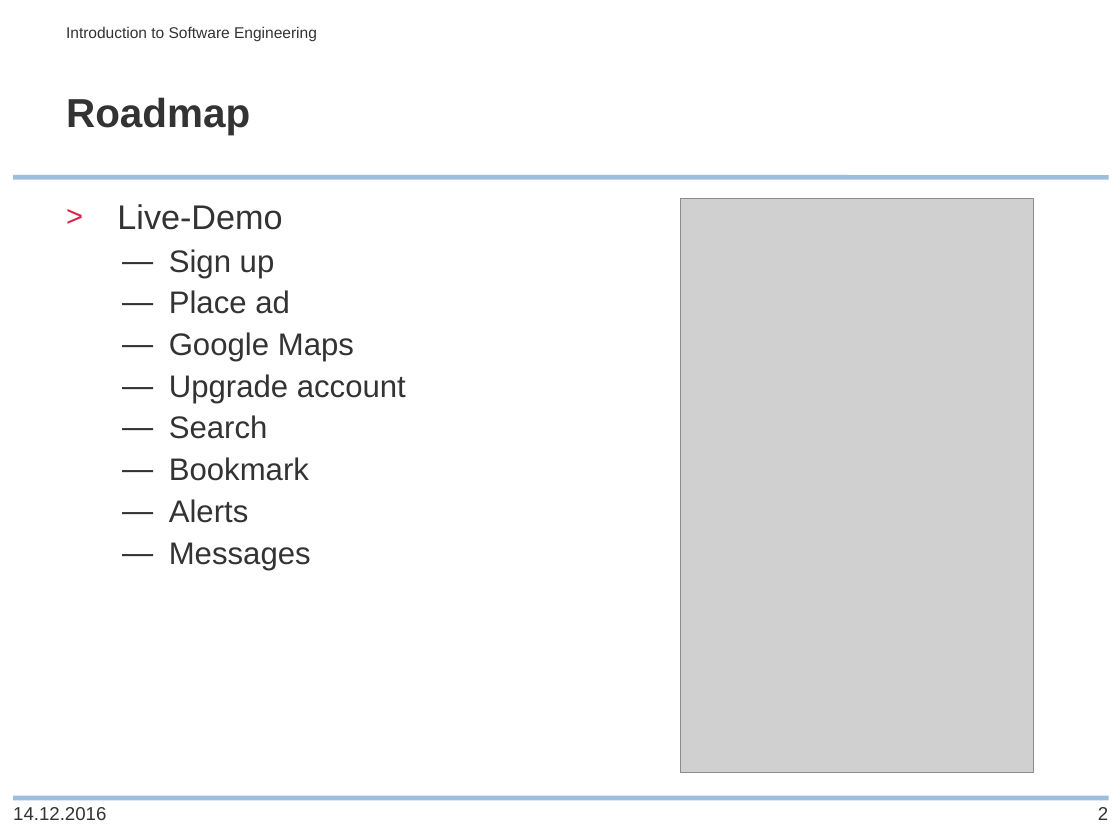
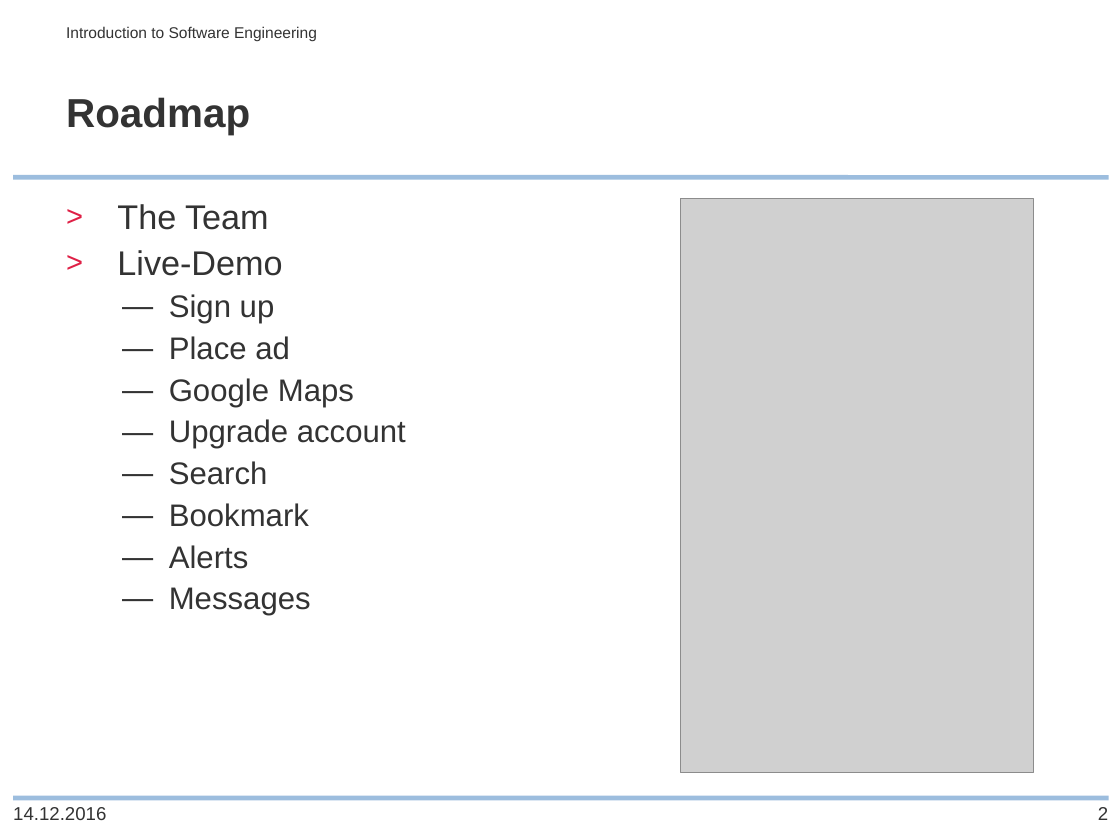
Before and after one commit to scg-unibe-ch/ese2016-team2, a slide deck: slide 2 of showcase/Presentation_Showcase.pptx. Drawn at 1120x840 pixels with LibreOffice and Linux fonts; fonts in the diff are those of the drawing; grey boxes stand for pictures; background and template pictures are left out. Boxes give left, top, right and bottom in pixels: in the first picture for what was removed or moved away, otherwise in the second. Text is boxed around its words. In the diff, an @@ line names an element or a change of style, - is before the commit and + after.

```diff
--- a/showcase/Presentation_Showcase.pptx
+++ b/showcase/Presentation_Showcase.pptx
@@ text at (117,204,269,230): paragraph added @@
+> The Team
```
Also in this commit, not shown: 1 other slide changed, 1 slide added, 1 other file.
